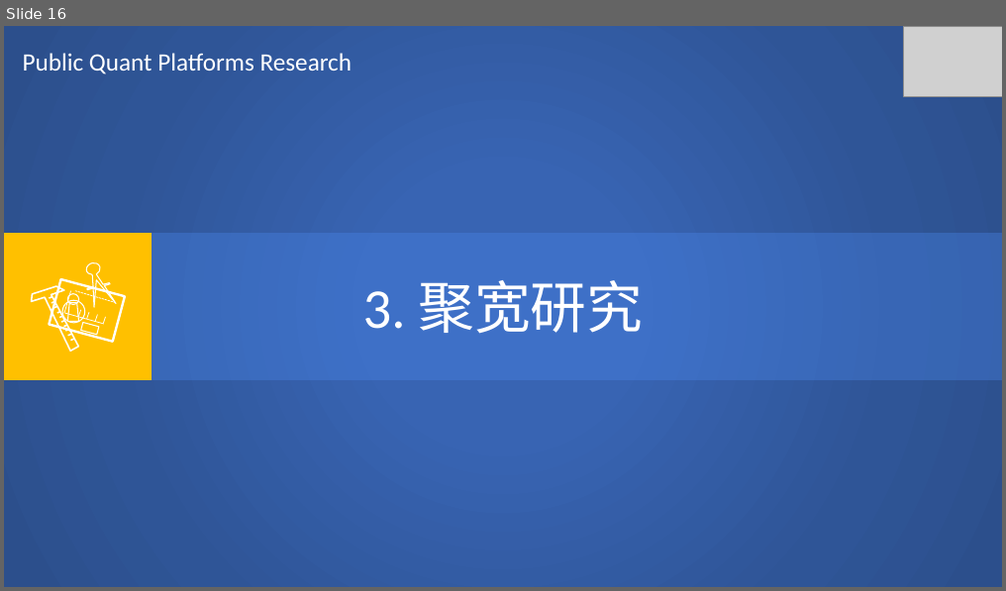
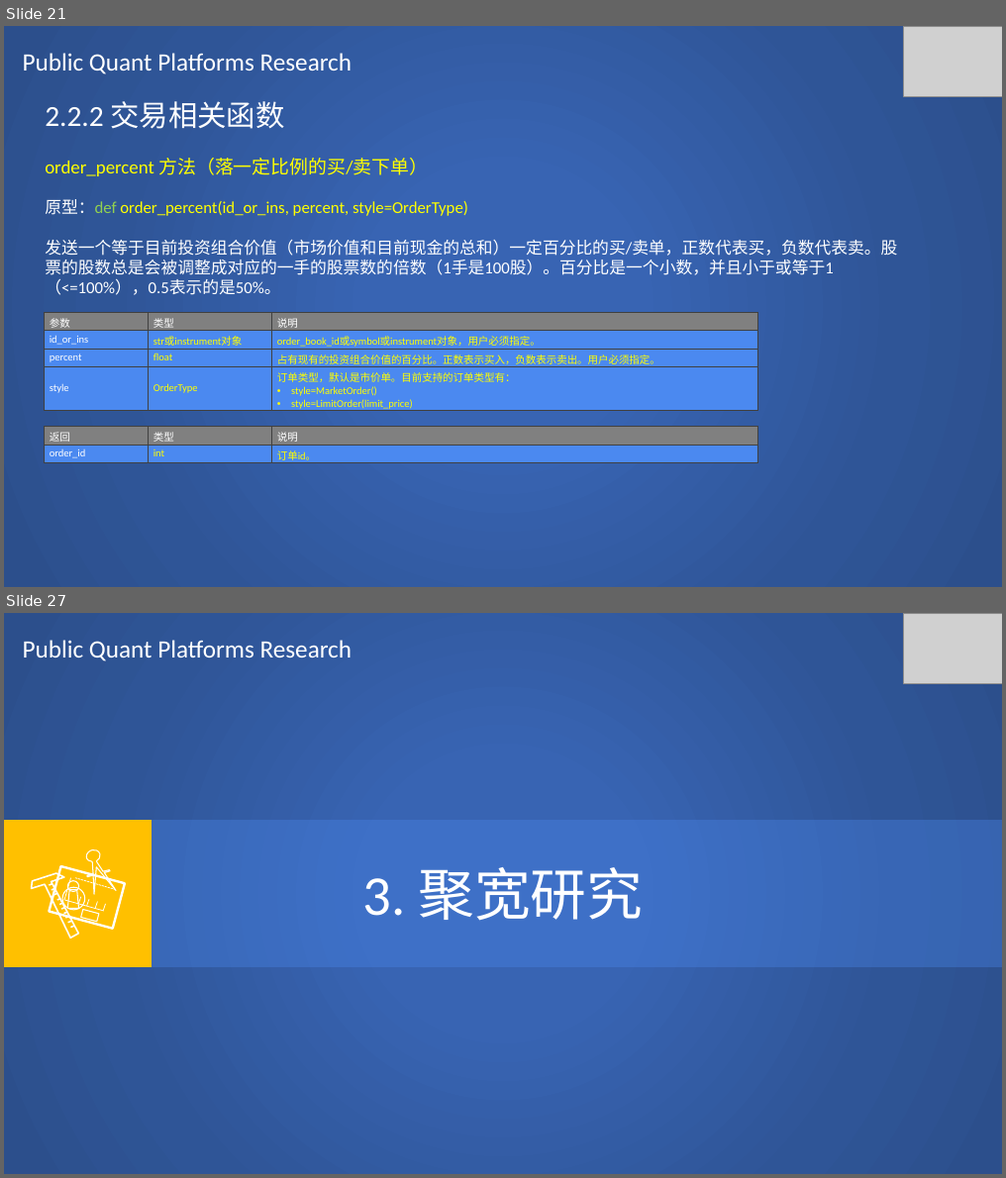
Before and after one commit to SCITLAS/Stellar, a slide deck: Stellar_0.1/documents/public_quant_platforms_research.pptx. Shown one above the other, each under a label of ours: slide 16 before the commit, slides 21 and 27 after it; the slides between them are not shown. The pictures are 1006x591 and 1006x1178 pixels, drawn with LibreOffice and Linux fonts; fonts in the diff are those of the drawing; grey boxes stand for pictures. Boxes give left, top, right and bottom in pixels: in the first picture for what was removed or moved away, otherwise in the second. Text is boxed around its words. In the diff, an @@ line names an element or a change of style, - is before the commit and + after.

Commit message:
RiceQuant research 10% done

```diff
--- a/Stellar_0.1/documents/public_quant_platforms_research.pptx
+++ b/Stellar_0.1/documents/public_quant_platforms_research.pptx
@@ slide 21 added at [4, 26, 1002, 587], background #FFFFFF @@
@@ rectangle added at [4, 26, 1002, 587], fill gradient #3864B3 to #2F5597 to #2C4F8C @@
@@ text added at [23, 53, 351, 75], 24 pt, text #FFFFFF @@
+Public Quant Platforms Research
@@ picture added at [903, 26, 1002, 96] @@
@@ text added at [45, 101, 897, 295], 16 pt, text #FFFFFF @@
+2.2.2 交易相关函数
+order_percent 方法（落一定比例的买/卖下单）
+原型：def order_percent(id_or_ins, percent, style=OrderType)
+发送一个等于目前投资组合价值（市场价值和目前现金的总和）一定百分比的买/卖单，正数代表买，负数代表卖。股票的股数总是会被调整成对应的一手的股票数的倍数（1手是100股）。百分比是一个小数，并且小于或等于1（<=100%），0.5表示的是50%。
@@ table added at [44, 313, 758, 413], 4 rows, 3 columns @@
+参数 | 类型 | 说明
+id_or_ins | str或instrument对象 | order_book_id或symbol或instrument对象，用户必须指定。
+percent | float | 占有现有的投资组合价值的百分比。正数表示买入，负数表示卖出。用户必须指定。
+style | OrderType | 订单类型，默认是市价单。目前支持的订单类型有： / style=MarketOrder() / style=LimitOrder(limit_price)
@@ table added at [44, 427, 758, 465], 2 rows, 3 columns @@
+返回 | 类型 | 说明
+order_id | int | 订单id。
@@ what was slide 16 is now slide 27 @@
```
Also in this commit, not shown: 2 slides changed, 10 other slides added.
